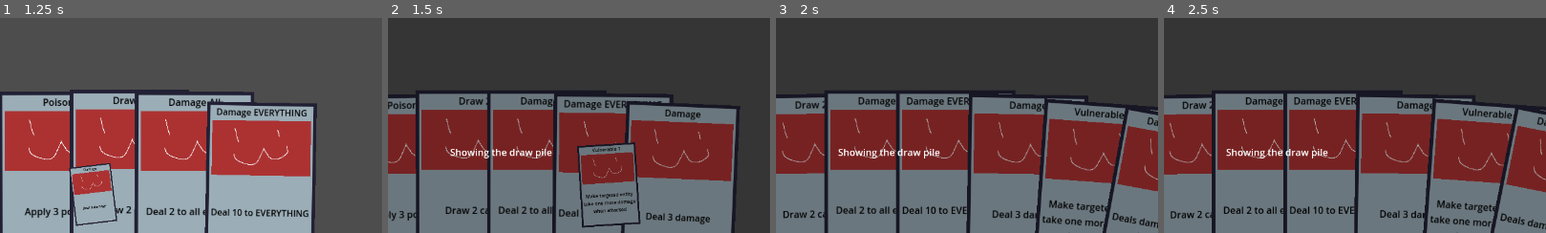
Above: before the commit, frames 1-4 (left to right).
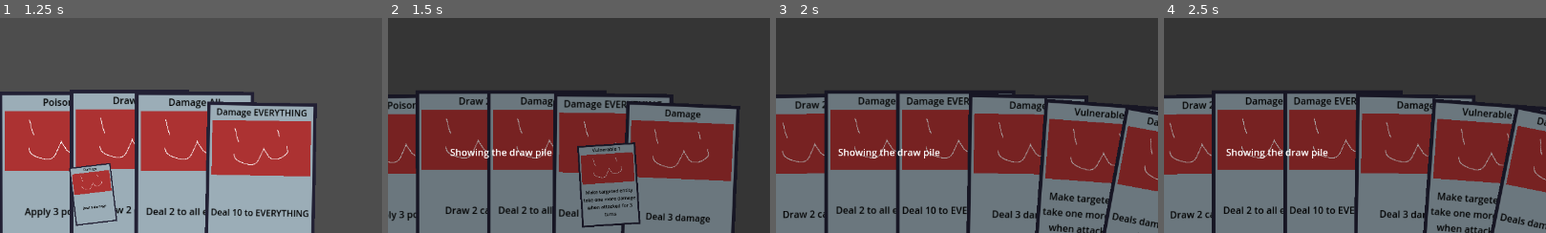
Above: after the commit, the same moments.

Repository: Saplings-Projects/1M_sub
Game: Godot game, scene res://#Scenes/TestingScene.tscn
The game is run twice, just before and just after one commit, with the same random seed, the same clock (stepped at 60 frames per second) and the same inputs.
Inputs (mouse positions are % of the whole screen's width and height, from its top left):
- Up to frame 1 (1.25 s): click (46, 86) at 0.52 s
- Up to frame 2 (1.5 s): click "0" at 1.25 s
- Up to frame 3 (2 s): no input
- Up to frame 4 (2.5 s): click "end turn" at 2 s
The pictures show only the part of the screen within x 31-81%, y 50-100%; the shares and areas given below are measured in that part.

Frame 1 is identical in both runs. In frame 2, 0.8% of the frame differs, in the area x 51-65%, y 79-93%; in frame 3, 1.4%; in frame 4, 1.4%, in the area x 69-88%, y 80-100%.

Commit message:
Update description for card_vulnerability to include duration

Diff:
--- a/Cards/Resource/Card_Vulnerability.tres
+++ b/Cards/Resource/Card_Vulnerability.tres
@@ -34,5 +34,5 @@
 script = ExtResource("5_18b6y")
 application_type = 1
 card_title = "Vulnerable 1"
-card_description = "Make targeted entity take one more damage when attacked"
+card_description = "Make targeted entity take one more damage when attacked for 3 turns"
 card_effects_data = Array[ExtResource("4_4xhgl")]([SubResource("Resource_8k1ut")])
